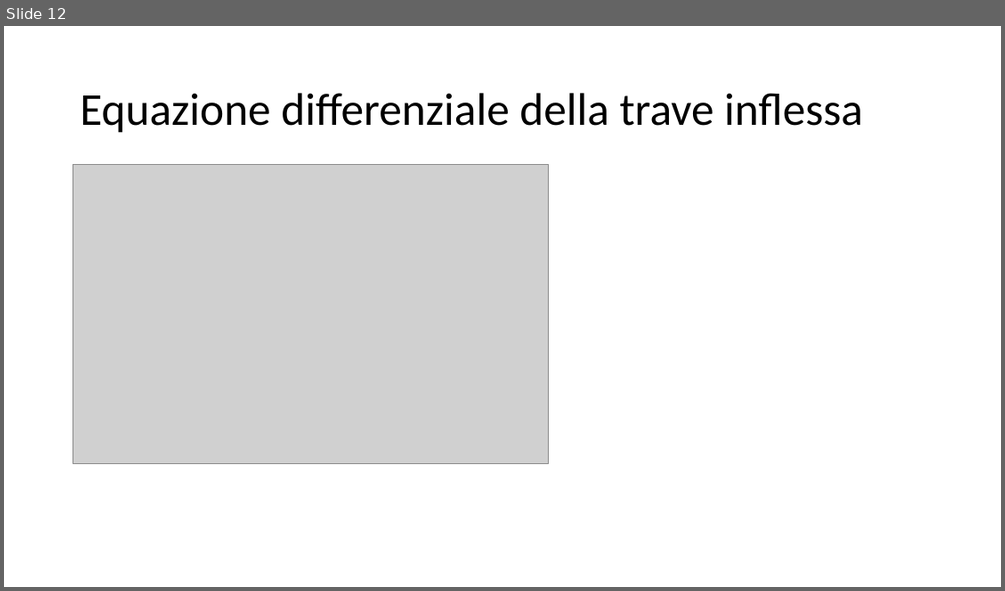
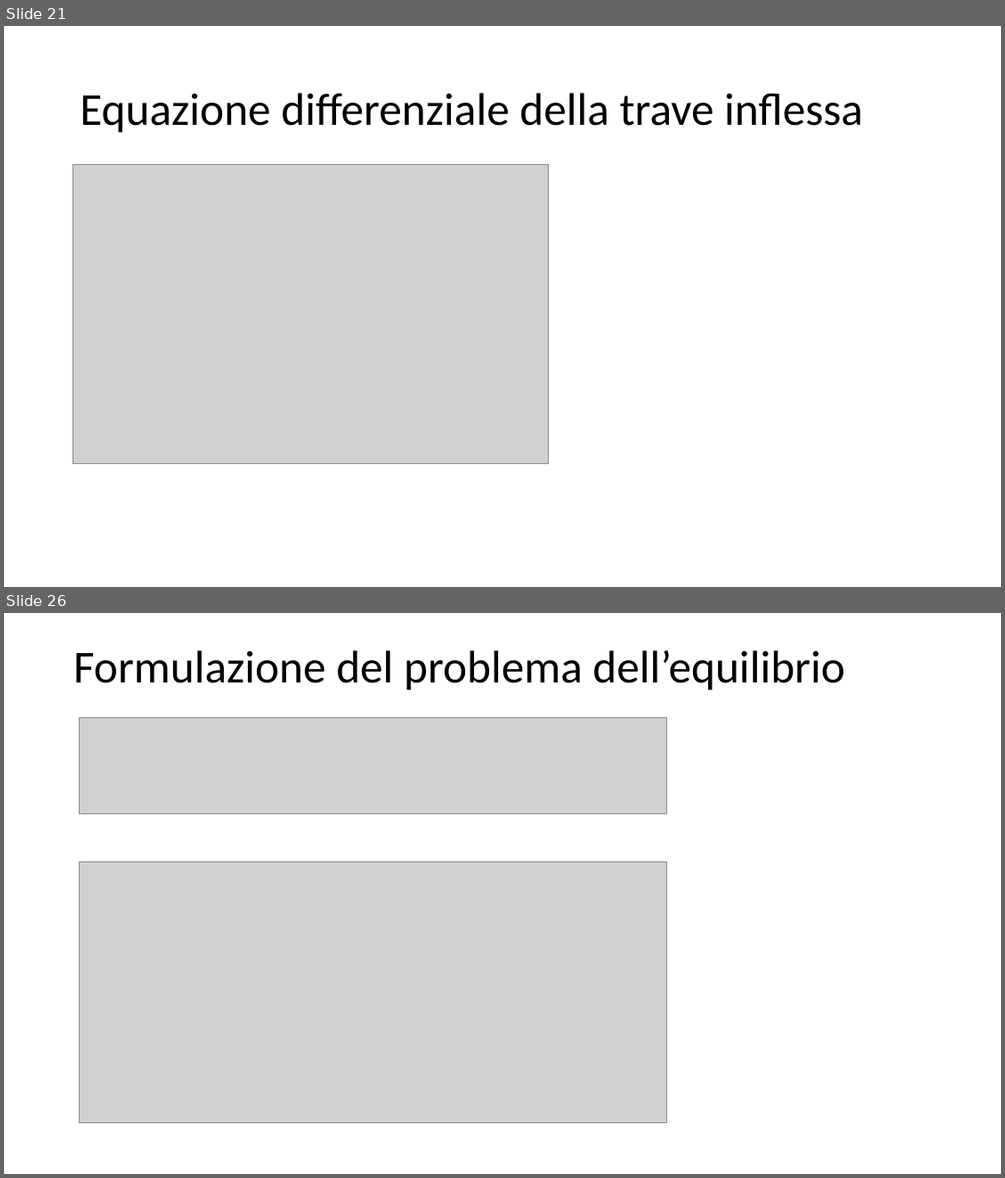
Before and after one commit to giuseppetomassetti/SdC, a slide deck: lezioni/H 10-13 deformazione nelle travi inflesse.pptx. Shown one above the other, each under a label of ours: slide 12 before the commit, slides 21 and 26 after it; the slides between them are not shown. The pictures are 1005x591 and 1005x1178 pixels, drawn with LibreOffice and Linux fonts; fonts in the diff are those of the drawing; grey boxes stand for pictures. Boxes give left, top, right and bottom in pixels: in the first picture for what was removed or moved away, otherwise in the second. Text is boxed around its words. In the diff, an @@ line names an element or a change of style, - is before the commit and + after.

```diff
--- a/lezioni/H 10-13 deformazione nelle travi inflesse.pptx
+++ b/lezioni/H 10-13 deformazione nelle travi inflesse.pptx
@@ slide 26 added at (x1=4, y1=613, x2=1001, y2=1174), background #FFFFFF @@
@@ title added at (x1=73, y1=650, x2=844, y2=690), 44 pt, text #000000 @@
+Formulazione del problema dell’equilibrio
@@ picture added at (x1=79, y1=718, x2=666, y2=813) @@
@@ picture added at (x1=79, y1=861, x2=666, y2=1123) @@
@@ what was slide 12 is now slide 21 @@
```
Also in this commit, not shown: 2 slides changed, 12 other slides added, 3 other files.
